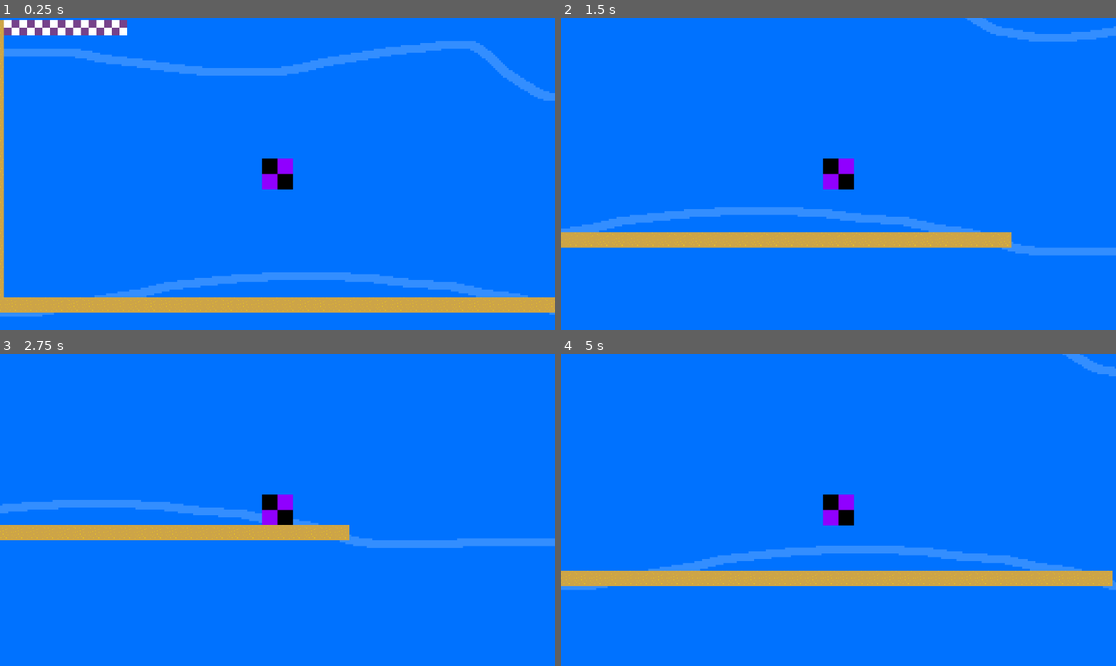
Above: before the commit, frames 1-4 (two rows, left to right).
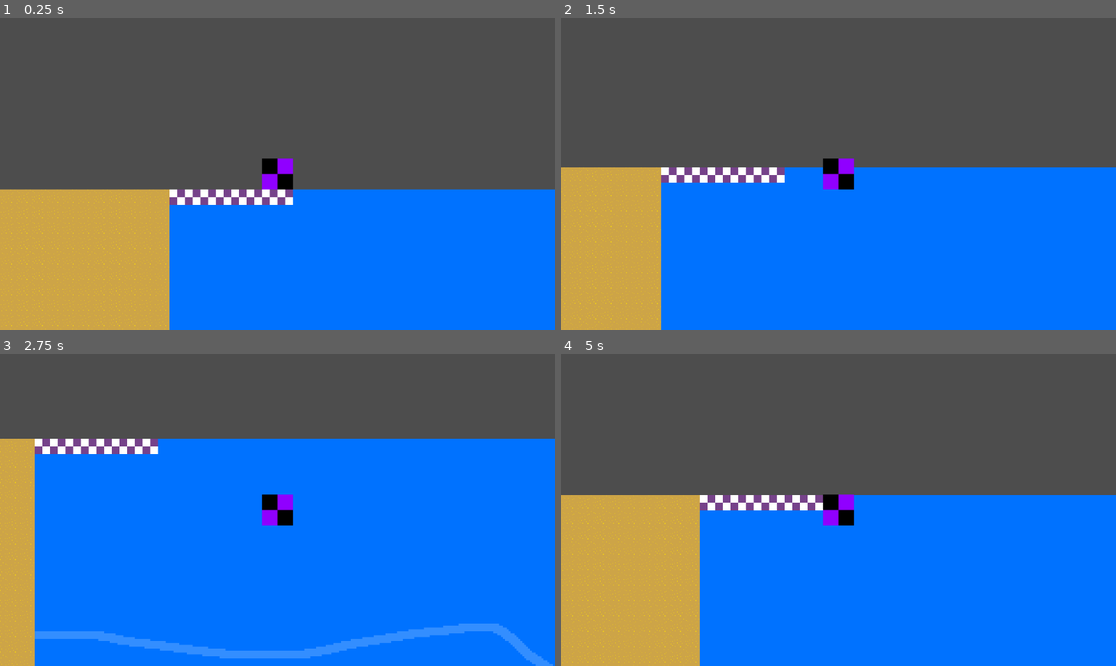
Above: after the commit, the same moments.

Repository: DevMa7e1/gamejam-game
Game: Godot game, scene res://Scenes/scene1.tscn
Two runs of this game, one before a commit and one after it. Both use one fixed random seed, a clock stepped at 60 frames per second and the inputs below.
Inputs:
- Up to frame 1 (0.25 s): no input
- Up to frame 2 (1.5 s): hold Right (ui_right) 0.53-1.28 s; hold Down (ui_down) from 1.28 s (still down)
- Up to frame 3 (2.75 s): release Down (ui_down) at 2.03 s; hold Right (ui_right) from 2.03 s (still down)
- Up to frame 4 (5 s): release Right (ui_right) at 2.78 s; hold Up (ui_up) 2.78-3.53 s; hold Left (ui_left) from 3.53 s (still down)

The runs differ from the first frame. In frame 1, 73% of the frame differs, in the area x 0-100%, y 0-100%; in frame 2, 63%; in frame 3, 40%; in frame 4, 64%.

Commit message:
Movement code (Claude edition)
And its better than mine

Diff:
--- a/Scenes/scene1.tscn
+++ b/Scenes/scene1.tscn
@@ -5,9 +5,6 @@
 [ext_resource type="Texture2D" uid="uid://do6cxixnets08" path="res://Sprites/placeholeder.png" id="2_2xbvg"]
 [ext_resource type="Texture2D" uid="uid://duhkutiwhsh1p" path="res://Sprites/Sprite-0001.png" id="4_sdcb8"]
 [ext_resource type="Texture2D" uid="uid://cx3h6oe8mdfsx" path="res://Sprites/sand.png" id="5_2ni1t"]
-
-[sub_resource type="RectangleShape2D" id="RectangleShape2D_2xbvg"]
-size = Vector2(2304, 1296)
 
 [sub_resource type="RectangleShape2D" id="RectangleShape2D_p20re"]
 size = Vector2(32, 32)
@@ -41,57 +38,40 @@
 [node name="Node2D" type="Node2D" unique_id=1205070786]
 texture_filter = 1
 
-[node name="bg1" type="StaticBody2D" parent="." unique_id=890195617]
-
-[node name="OceanBg" type="Sprite2D" parent="bg1" unique_id=476741861]
-position = Vector2(576, 308)
+[node name="OceanBg" type="Sprite2D" parent="." unique_id=476741861]
+position = Vector2(560, 648)
 scale = Vector2(4, 4)
 texture = ExtResource("1_2xbvg")
 
-[node name="CollisionShape2D" type="CollisionShape2D" parent="bg1" unique_id=1984595574]
-position = Vector2(576, 308)
-shape = SubResource("RectangleShape2D_2xbvg")
-
-[node name="bg2" type="StaticBody2D" parent="." unique_id=570390191]
-position = Vector2(0, 1296)
-
-[node name="OceanBg" type="Sprite2D" parent="bg2" unique_id=1163835218]
-position = Vector2(576, 308)
+[node name="OceanBg2" type="Sprite2D" parent="." unique_id=1163835218]
+position = Vector2(560, 1604)
 scale = Vector2(4, 4)
 texture = ExtResource("1_2xbvg")
 
-[node name="CollisionShape2D" type="CollisionShape2D" parent="bg2" unique_id=296834088]
-position = Vector2(576, 308)
-shape = SubResource("RectangleShape2D_2xbvg")
+[node name="RigidBody2D" type="RigidBody2D" parent="." unique_id=107888402]
+position = Vector2(-344, -336)
+lock_rotation = true
+script = ExtResource("1_1mf5u")
 
-[node name="bg3" type="StaticBody2D" parent="." unique_id=1555130493]
-position = Vector2(0, -1296)
-
-[node name="OceanBg" type="Sprite2D" parent="bg3" unique_id=1040047836]
-position = Vector2(576, 308)
-scale = Vector2(4, 4)
-texture = ExtResource("1_2xbvg")
-
-[node name="CollisionShape2D" type="CollisionShape2D" parent="bg3" unique_id=1954884338]
-position = Vector2(576, 308)
-shape = SubResource("RectangleShape2D_2xbvg")
-
-[node name="StaticBody2D" type="StaticBody2D" parent="." unique_id=456642705]
+[node name="Placeholeder" type="Sprite2D" parent="RigidBody2D" unique_id=270505474]
 position = Vector2(568, 305)
 scale = Vector2(2, 2)
-script = ExtResource("1_1mf5u")
-
-[node name="Placeholeder" type="Sprite2D" parent="StaticBody2D" unique_id=270505474]
 texture = ExtResource("2_2xbvg")
 
-[node name="CollisionShape2D" type="CollisionShape2D" parent="StaticBody2D" unique_id=562715662]
+[node name="CollisionShape2D" type="CollisionShape2D" parent="RigidBody2D" unique_id=562715662]
+position = Vector2(568, 305)
+scale = Vector2(2, 2)
 shape = SubResource("RectangleShape2D_p20re")
 
-[node name="Camera2D" type="Camera2D" parent="StaticBody2D" unique_id=1843677216]
+[node name="Camera2D" type="Camera2D" parent="RigidBody2D" unique_id=1843677216]
+position = Vector2(568, 305)
+scale = Vector2(2, 2)
 
-[node name="Area2D" type="Area2D" parent="StaticBody2D" unique_id=507542115]
+[node name="Area2D" type="Area2D" parent="RigidBody2D" unique_id=507542115]
+position = Vector2(568, 305)
+scale = Vector2(2, 2)
 
-[node name="CollisionShape2D" type="CollisionShape2D" parent="StaticBody2D/Area2D" unique_id=1967798308]
+[node name="CollisionShape2D" type="CollisionShape2D" parent="RigidBody2D/Area2D" unique_id=1967798308]
 shape = SubResource("RectangleShape2D_p20re")
 
 [node name="ground" type="Node2D" parent="." unique_id=108597482]
@@ -113,7 +93,6 @@
 
 [node name="CollisionShape2D" type="CollisionShape2D" parent="right" unique_id=532537731]
 shape = SubResource("WorldBoundaryShape2D_sdcb8")
-disabled = true
 
 [node name="TileMapLayer" type="TileMapLayer" parent="." unique_id=452972038]
 tile_map_data = PackedByteArray("AAAAABIAAQAAAAAAAAABABIAAQAAAAAAAAACABIAAQAAAAAAAAADABIAAQAAAAAAAAAEABIAAQAAAAAAAAAFAB …(5488 unchanged characters)…
--- a/Scripts/movement.gd
+++ b/Scripts/movement.gd
@@ -1,54 +1,25 @@
-extends StaticBody2D
+extends RigidBody2D
 
-var gravity_fall_pixel_count = 1
-var cobj = []
-@onready
-var bgs = [$"../bg3", $"../bg1", $"../bg2"]
-@onready
-var bgs2 = [$"../bg3", $"../bg1", $"../bg2"]
+@export var speed: float = 200.0
 
-var gravity_acted = false
+func _integrate_forces(state: PhysicsDirectBodyState2D) -> void:
+	var direction = Vector2.ZERO
 
-# Called when the node enters the scene tree for the first time.
-func _ready() -> void:
-	$Area2D.body_entered.connect(_entered)
-	$Area2D.body_exited.connect(_exited)
+	if Input.is_action_pressed("ui_up") && position.y > -336.0:
+		direction.y -= 10
+	if Input.is_action_pressed("ui_down"):
+		direction.y += 10
+	if Input.is_action_pressed("ui_left"):
+		direction.x -= 10
+	if Input.is_action_pressed("ui_right"):
+		direction.x += 10
+	if direction != Vector2.ZERO:
+		state.linear_velocity = direction.normalized() * speed
+	else:
+		state.linear_velocity = Vector2.ZERO
 
-func _entered(body):
-	if(body == bgs[2]):
-		bgs[0].position += Vector2(0, 648*3)
-		bgs2[2] = bgs[0]
-		bgs2[1] = bgs[2]
-		bgs2[0] = bgs[1]
-		bgs = bgs2
-	if(body == bgs[0]):
-		bgs[2].position -= Vector2(0, 648*3)
-		bgs2[0] = bgs[2]
-		bgs2[1] = bgs[0]
-		bgs2[2] = bgs[1]
-		bgs2 = bgs
-	cobj.append(body)
-
-func _exited(body):
-	cobj.erase(body)
-
-# Called every frame. 'delta' is the elapsed time since the previous frame.
 func _process(delta: float) -> void:
-	var touching = false
-	for i in cobj:
-		if(not "bg" in i.name && i != $"." && i != $"../left" && i != $"../right"):
-			touching = true
-	if !touching:
-		position += Vector2(0, gravity_fall_pixel_count)
-		gravity_acted = true
-	if touching && !gravity_acted:
-		position -= Vector2(0, 1)
-	if Input.is_action_pressed("ui_up"):
-		position += Vector2(0, -5)
-	if Input.is_action_pressed("ui_down") && !touching && not $"../ground/dirt" in cobj:
-		position += Vector2(0, 5)
-		gravity_acted = false
-	if Input.is_action_pressed("ui_left") && not $"../left" in cobj:
-		position += Vector2(-5, 0)
-	if Input.is_action_pressed("ui_right") && not $"../right" in cobj:
-		position += Vector2(5, 0)
+	if position.y < -336.0:
+		$"../left/CollisionShape2D".disabled = true
+	else:
+		$"../left/CollisionShape2D".disabled = false
